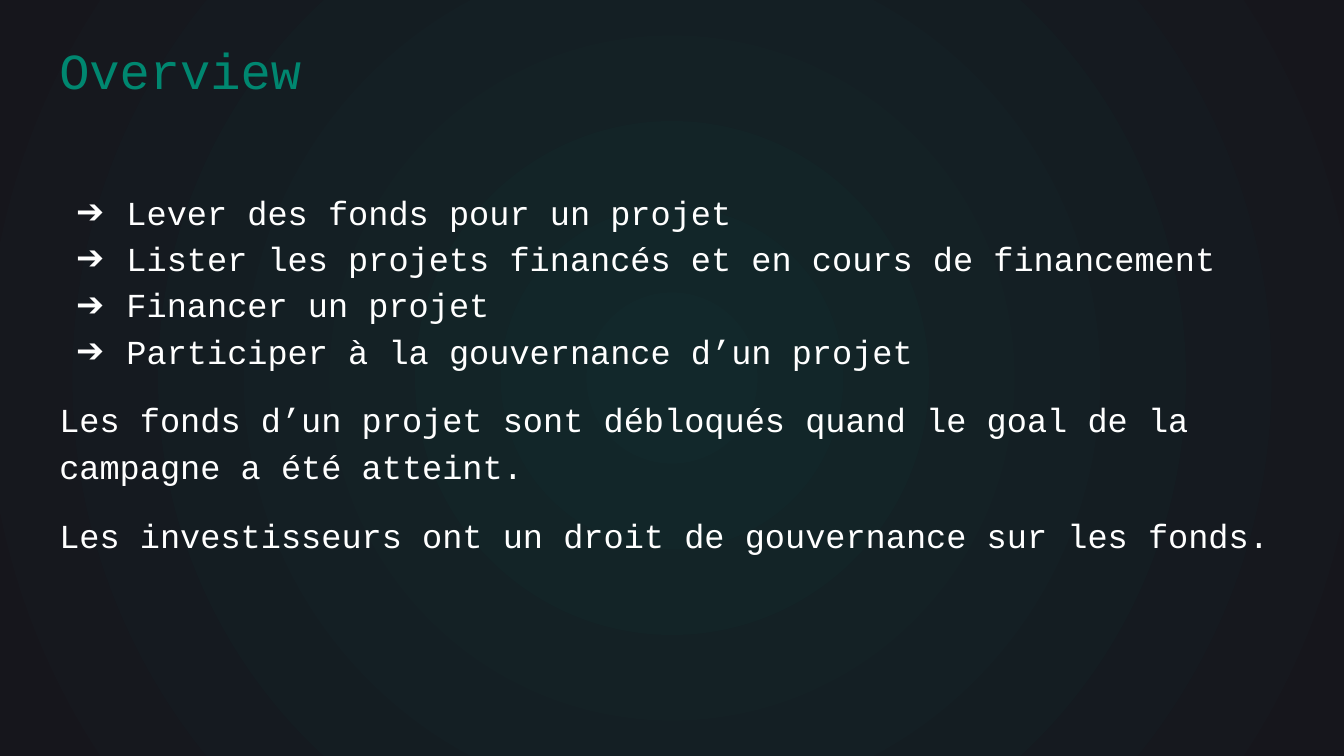
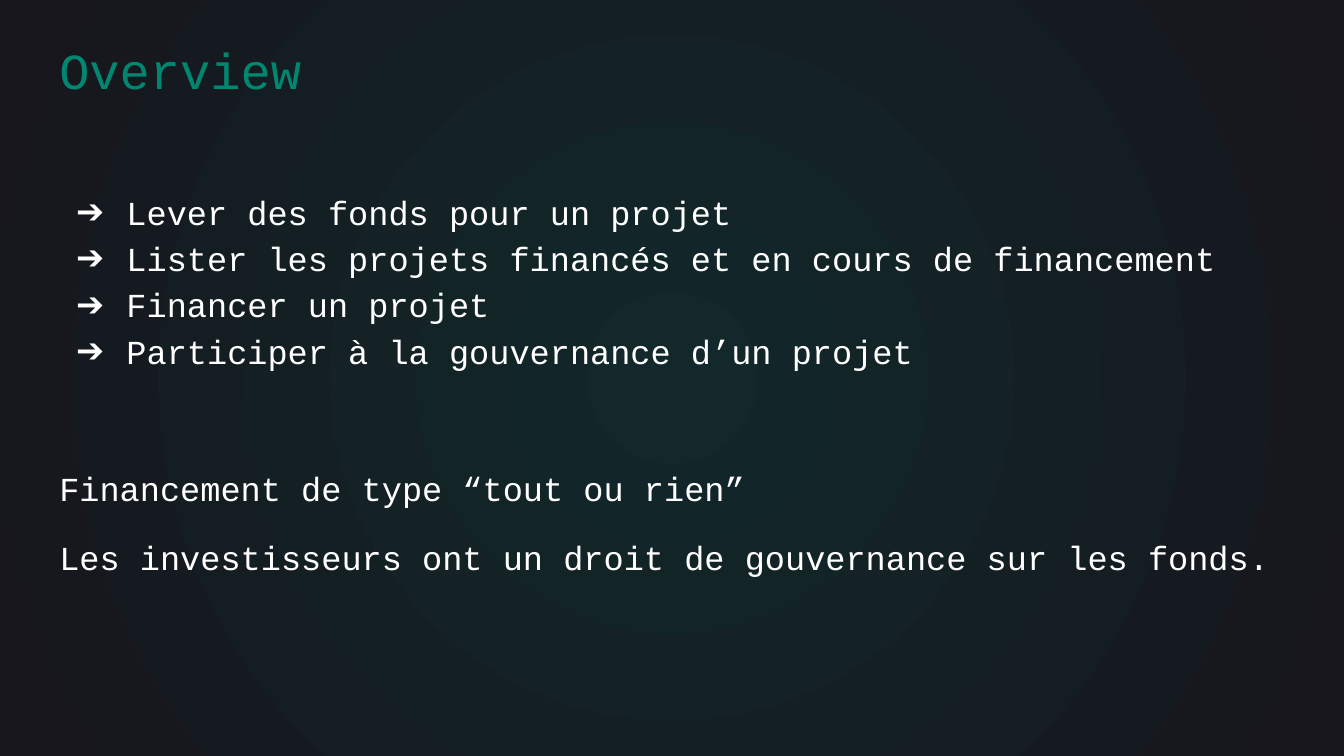
Before and after one commit to clement4saunier/FUNDSARESAFE, a slide deck: slide 8 of QuickStarter Pitch.pptx. Drawn at 1344x756 pixels with LibreOffice and Linux fonts; fonts in the diff are those of the drawing. Boxes give left, top, right and bottom in pixels: in the first picture for what was removed or moved away, otherwise in the second. Text is boxed around its words. In the diff, an @@ line names an element or a change of style, - is before the commit and + after.

```diff
--- a/QuickStarter Pitch.pptx
+++ b/QuickStarter Pitch.pptx
@@ text at (x1=59, y1=477, x2=745, y2=508): text changed @@
-Les fonds d’un projet sont débloqués quand le goal de la campagne a été atteint.
+Financement de type “tout ou rien”
```
Also in this commit, not shown: 1 other slide changed.
